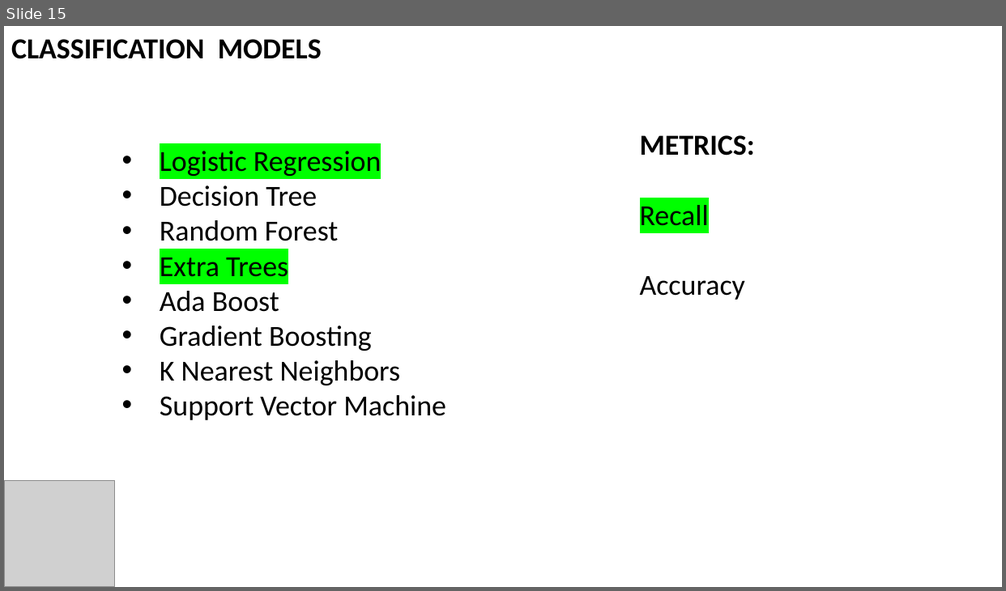
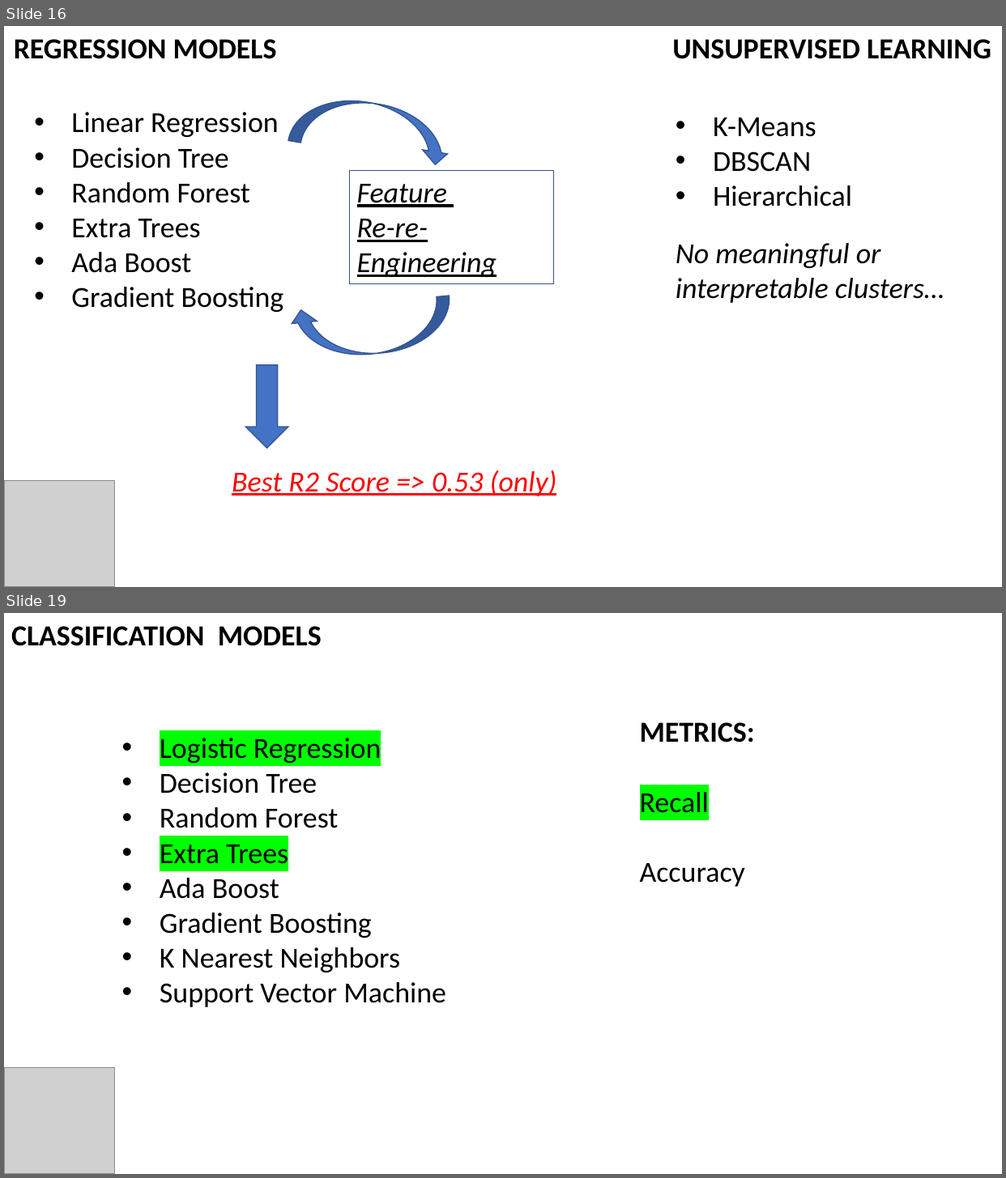
Before and after one commit to irwinwei73/GA-DSI-Capstone, a slide deck: Capstone_Final_Presentation.pptx. Shown one above the other, each under a label of ours: slide 15 before the commit, slides 16 and 19 after it; the slides between them are not shown. The pictures are 1006x591 and 1006x1178 pixels, drawn with LibreOffice and Linux fonts; fonts in the diff are those of the drawing; grey boxes stand for pictures. Boxes give left, top, right and bottom in pixels: in the first picture for what was removed or moved away, otherwise in the second. Text is boxed around its words. In the diff, an @@ line names an element or a change of style, - is before the commit and + after.

```diff
--- a/Capstone_Final_Presentation.pptx
+++ b/Capstone_Final_Presentation.pptx
@@ slide 16 added at [4,26,1002,587], background #FFFFFF @@
@@ text added at [14,39,277,59], 28 pt, text #000000, bold @@
+REGRESSION MODELS
@@ text added at [672,39,991,59], 28 pt, text #000000, bold @@
+UNSUPERVISED LEARNING
@@ curved left arrow added at [288,90,456,167], fill #4472C4, outline #325491 1 pt @@
@@ text added at [71,112,284,312], 28 pt, text #000000 @@
+• Linear Regression
+• Decision Tree
+• Random Forest
+• Extra Trees
+• Ada Boost
+• Gradient Boosting
@@ text added at [713,118,852,207], 28 pt, text #000000 @@
+• K-Means
+• DBSCAN
+• Hierarchical
@@ rectangle added at [350,170,554,284], outline #325491 0.75 pt, 28 pt, text #000000, italic, underline @@
+Feature
+Re-re- Engineering
@@ text added at [675,243,944,303], 28 pt, text #000000, italic @@
+No meaningful or interpretable clusters…
@@ curved left arrow added at [288,296,454,362], fill #4472C4, outline #325491 1 pt @@
@@ down arrow added at [246,365,288,448], fill #4472C4, outline #325491 1 pt @@
@@ picture added at [4,480,115,587] @@
@@ text added at [232,471,557,497], 28 pt, text #FF0000, italic, underline @@
+Best R2 Score => 0.53 (only)
@@ what was slide 15 is now slide 19 @@
```
Also in this commit, not shown: 6 slides changed, 4 other slides added.
